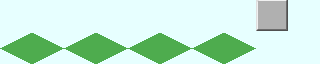
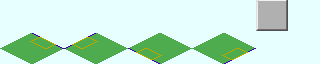
Layered file, before and after one edit (320 × 64). Changes by layer:
painted on "Simple_Station_Base.png" over <box>30,33,256,64</box>
